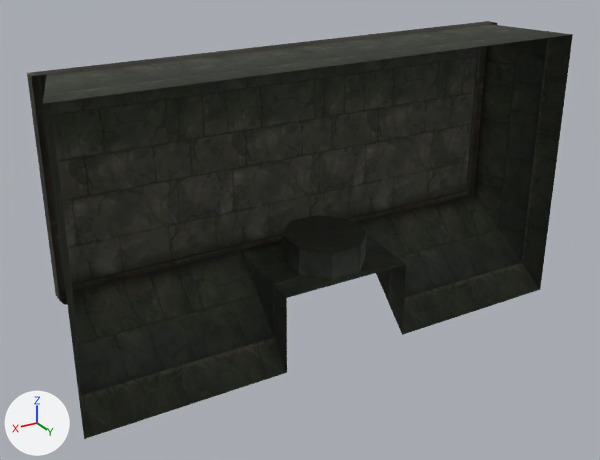
The OBJ model sceneobjs/juqing_fuben_285/juqing_fuben_285_taizi_02.obj, before and after one commit.
The view is the same before and after, from a camera (50 mm lens) standing at (328.0, 473.0, 237.0) and looking at (18.0, -43.0, -21.0). Lighting does not change. The marker at lower left points along +X, +Y and +Z. Where no turn or scale is listed for an object, it has been applied to the vertices. Vertices at the same position are counted once.

The scene before the commit, as lines of its bpy script (objects in view):
```python
me_juqing_fuben_285_taizi_02 = bpy.data.meshes.new('juqing_fuben_285_taizi_02')
me_juqing_fuben_285_taizi_02.from_pydata(...)  # 214 vertices, 338 faces; spans x -215.0..215.0, y -85.0..0.0, z -116.0..116.0
# faces by material slot: [322, 16]
me_juqing_fuben_285_taizi_02.materials.append(mat_material_2)  # picture img_juqing_fuben_285_taizi_02_01_png
me_juqing_fuben_285_taizi_02.materials.append(mat_material_3)  # picture img_juqing_fuben_285_taizi_01_02_png
ob_juqing_fuben_285_taizi_02 = bpy.data.objects.new('juqing_fuben_285_taizi_02', me_juqing_fuben_285_taizi_02)
ob_juqing_fuben_285_taizi_02.location = (0.0, 0.0, 0.0)
```
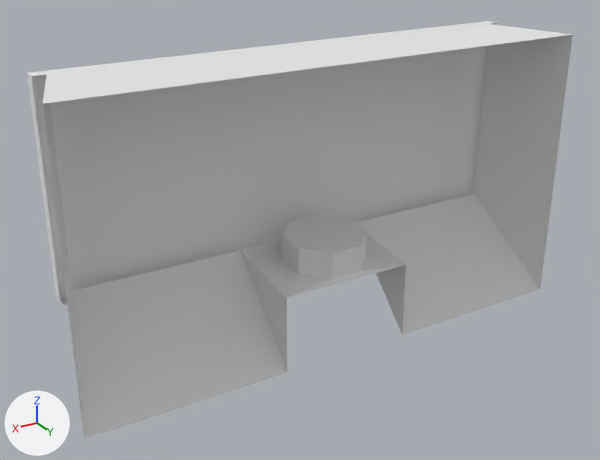
Where the change shows, as pixel boxes [x1, y1, x2, y2] in the pictures (600 x 460 px):
part 1 of me_juqing_fuben_285_taizi_02, recoloured (black to grey)
    both: [27, 21, 573, 439]
part 2 of me_juqing_fuben_285_taizi_02, recoloured (black to grey)
    both: [43, 25, 478, 283]

The edits, one by one:
Material 'material_2' (mat_material_2_1) is new.
Its base color is (0.8, 0.8, 0.8) (white #e7e7e7).
Its roughness is 1.0.
Material 'material_3' (mat_material_3_1) is new.
Its base color is (0.8, 0.8, 0.8) (white #e7e7e7).
Its roughness is 1.0.
me_juqing_fuben_285_taizi_02 has 214 vertices, 338 faces and spans x -215.0..215.0, y -85.0..0.0, z -116.0..116.0.
me_juqing_fuben_285_taizi_02 is used by ob_juqing_fuben_285_taizi_02; location (0.0, 0.0, 0.0).
me_juqing_fuben_285_taizi_02 part 1: all 322 faces that had it switch from mat_material_2 (picture img_juqing_fuben_285_taizi_02_01_png) to mat_material_2_1 (white #e7e7e7).
me_juqing_fuben_285_taizi_02 part 2: all 16 faces that had it switch from mat_material_3 (picture img_juqing_fuben_285_taizi_01_02_png) to mat_material_3_1 (white #e7e7e7).
